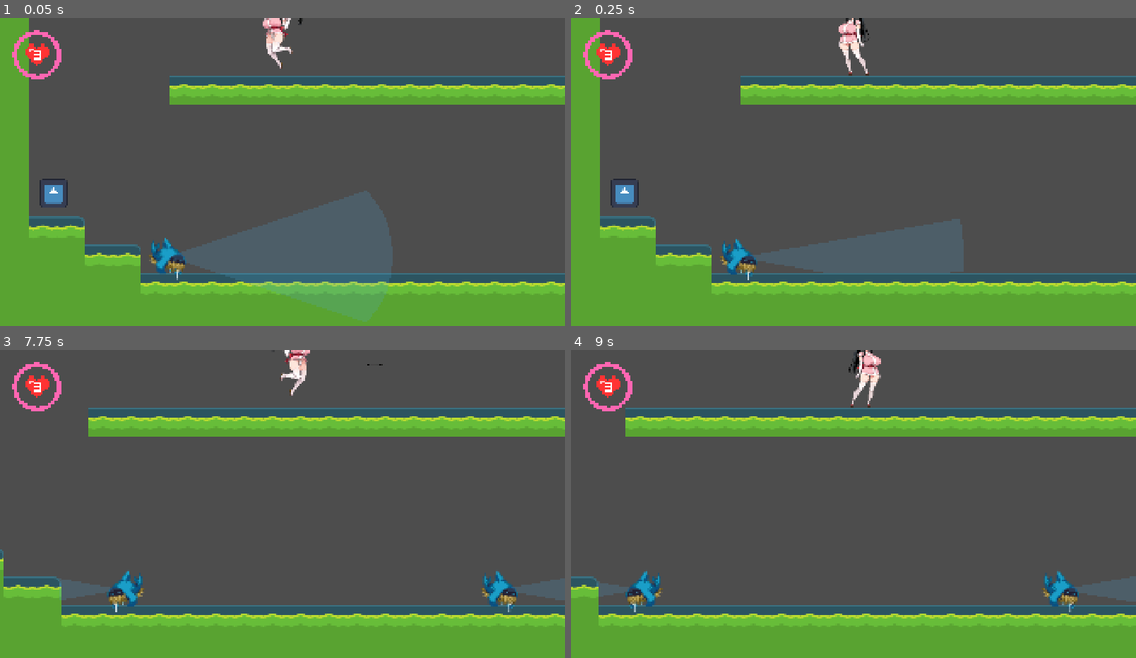
Above: before the commit, frames 1-4 (two rows, left to right).
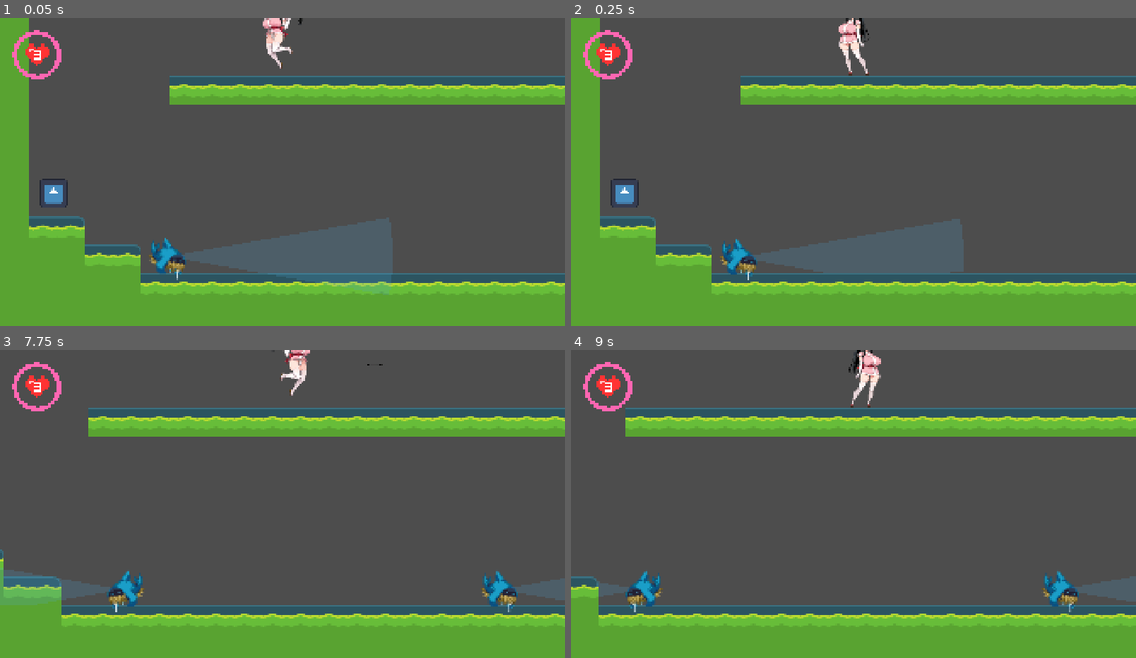
Above: after the commit, the same moments.

Repository: tea-X09A/Suzuran
Game: Godot game, scene res://scenes/levels/level0.tscn
The game is run twice, just before and just after one commit, with the same random seed, the same clock (stepped at 60 frames per second) and the same inputs. The engine's default icon, where the game draws it, is replaced by a stand-in: a white triangle on a blue panel in a dark square.
Inputs:
- Up to frame 1 (0.05 s): no input
- Up to frame 2 (0.25 s): no input
- Up to frame 3 (7.75 s): tap Enter at 0.5 s; hold D (right) 0.53-2.03 s; tap F (fight) at 0.6, 3.6, 6.6 s; tap Space (jump) at 0.77, 1.52, 3.02, 3.77, 4.52, 6.02, 6.77, 7.52 s; tap C (shooting) at 1.35, 4.35, 7.35 s; hold A (left) 2.03-2.78 s; hold S (squat) 2.03-2.78 s; hold D (right) 2.78-4.28 s; tap Shift at 2.85, 5.85 s; hold A (left) 4.28-5.03 s; hold D (right) 5.03-5.78 s; hold S (squat) 5.03-5.78 s; hold A (left) 5.78-7.28 s; hold D (right) from 7.28 s (still down)
- Up to frame 4 (9 s): keep holding D (right); hold S (squat) 8.03-8.78 s; tap Shift at 8.85 s

The runs differ from the first frame. In frame 1, 3.7% of the frame differs, in the area x 30-70%, y 56-99%; in frame 2, nothing differs; in frame 3, 0.7%; in frame 4, nothing differs.

Commit message:
Remove redundant animation state update system from enemy
各ステートが直接 set_animation_state() を呼び出す方式に統一し、
_update_animation_state() および get_current_state_name() を削除。
これにより、アニメーション制御のコードパスがシンプルになり、
各ステートでの責任範囲がより明確になる。

🤖 Generated with [Claude Code](https://claude.com/claude-code)

Co-Authored-By: Claude <noreply@anthropic.com>

Diff:
--- a/scripts/enemies/enemy.gd
+++ b/scripts/enemies/enemy.gd
@@ -163,23 +163,6 @@
 	if animation_state_machine:
 		animation_state_machine.travel("IDLE")
 
-## アニメーションステートを更新
-func _update_animation_state() -> void:
-	if not animation_state_machine:
-		return
-
-	# 現在のステート名を取得
-	var state_name: String = ""
-	if current_state:
-		state_name = current_state.get_current_state_name()
-
-	# ステート名が空の場合は処理を終了
-	if state_name.is_empty():
-		return
-
-	# アニメーションステートマシンを更新
-	animation_state_machine.travel(state_name)
-
 # ======================== ステート管理システム初期化 ========================
 
 ## ステート管理システムの初期化
@@ -251,9 +234,6 @@
 
 	# Godot物理エンジンによる移動実行
 	move_and_slide()
-
-	# アニメーションステートを更新
-	_update_animation_state()
 
 # ======================== プレイヤー検知と追跡 ========================
 
--- a/scripts/enemies/states/base_enemy_state.gd
+++ b/scripts/enemies/states/base_enemy_state.gd
@@ -38,12 +38,6 @@
 	if animation_state_machine:
 		animation_state_machine.travel(state_name.to_upper())
 
-## 現在のstate machine状態を取得
-func get_current_state_name() -> String:
-	if animation_state_machine:
-		return animation_state_machine.get_current_node()
-	return ""
-
 ## スプライト方向を更新
 func update_sprite_direction(direction: float) -> void:
 	if direction == 0.0:
